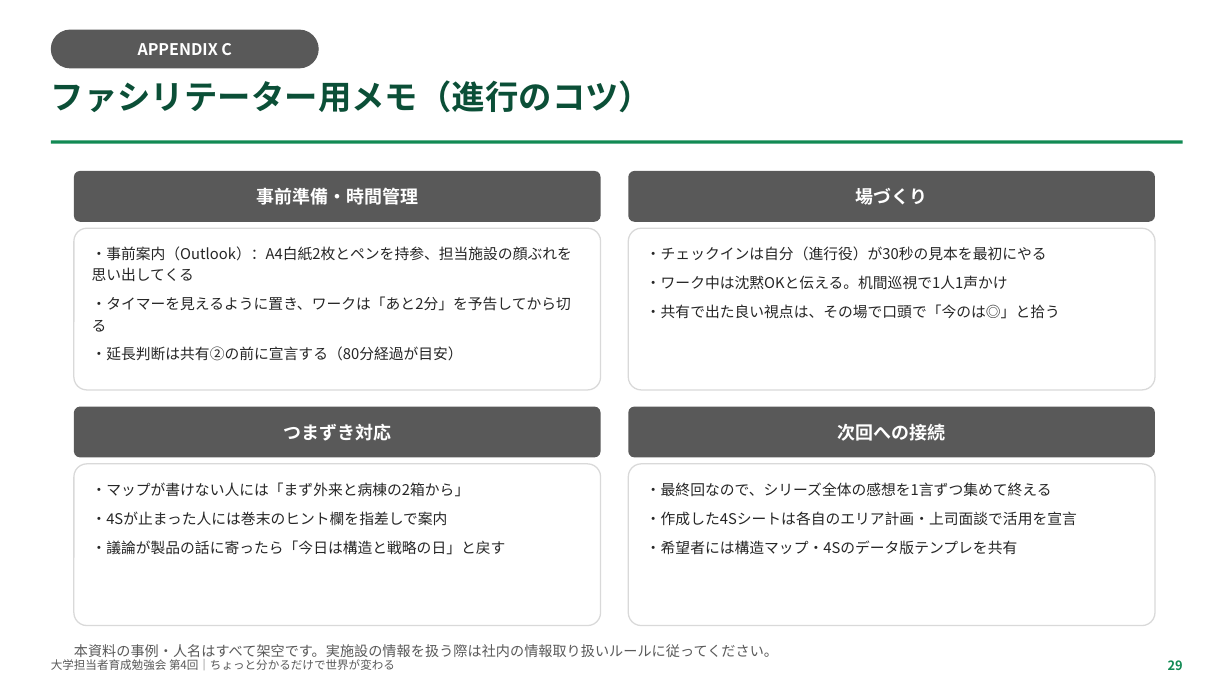
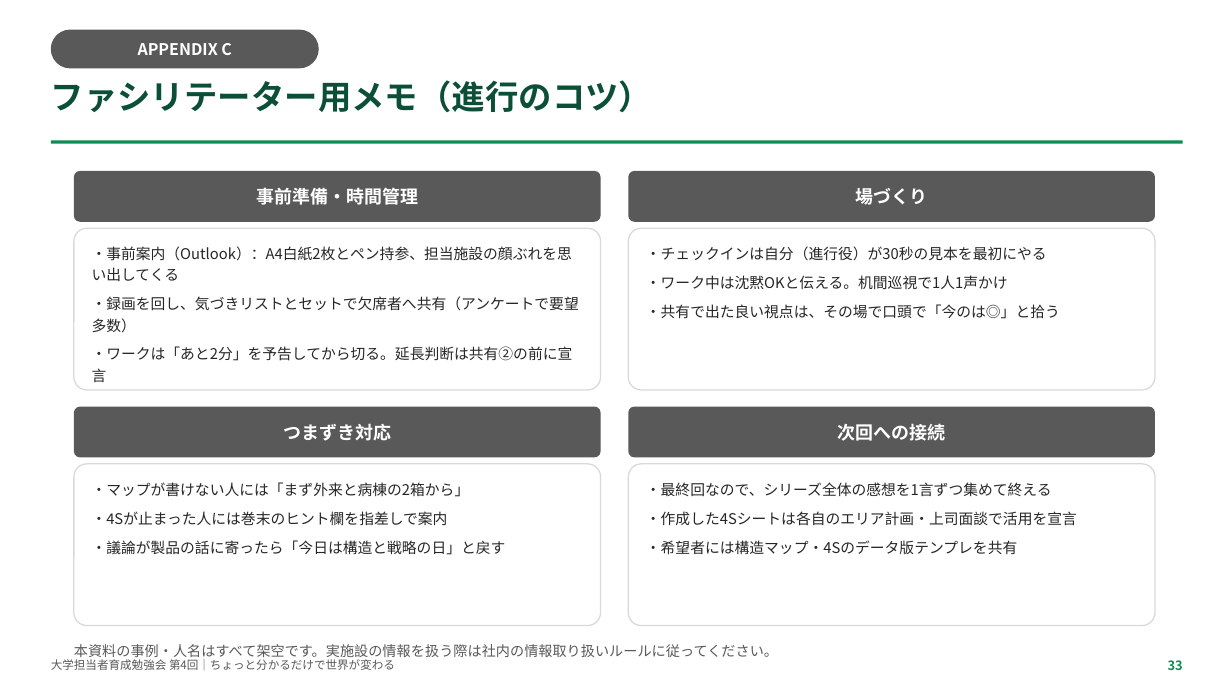
Before and after one commit to TAKUYA-1187/Claude, a slide deck: slide 34 of novartis_training/第4回_ちょっと分かるだけで世界が変わる.pptx (slide 30 before the commit). Drawn at 1232x693 pixels with LibreOffice and Linux fonts; fonts in the diff are those of the drawing. Boxes give left, top, right and bottom in pixels: in the first picture for what was removed or moved away, otherwise in the second. Text is boxed around its words. In the diff, an @@ line names an element or a change of style, - is before the commit and + after.

```diff
--- a/novartis_training/第4回_ちょっと分かるだけで世界が変わる.pptx
+++ b/novartis_training/第4回_ちょっと分かるだけで世界が変わる.pptx
@@ text in rounded rectangle at bbox=[92, 246, 579, 361]: text changed @@
-・事前案内（Outlook）：A4白紙2枚とペンを持参、担当施設の顔ぶれを思い出してくる
-・タイマーを見えるように置き、ワークは「あと2分」を予告してから切る
-・延長判断は共有②の前に宣言する（80分経過が目安）
+・事前案内（Outlook）：A4白紙2枚とペン持参、担当施設の顔ぶれを思い出してくる
+・録画を回し、気づきリストとセットで欠席者へ共有（アンケートで要望多数）
+・ワークは「あと2分」を予告してから切る。延長判断は共有②の前に宣言
@@ text at bbox=[1168, 660, 1183, 670]: text changed @@
-29
+33
```
Also in this commit, not shown: 26 other slides changed, 6 slides added, 2 other files.
